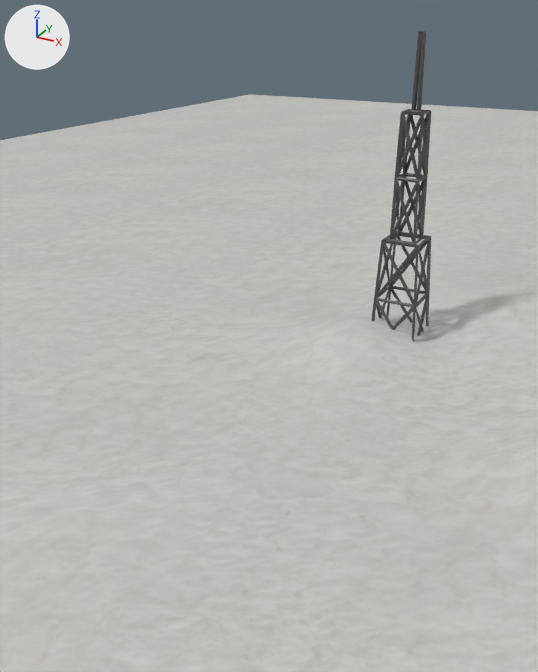
One commit to the FBX model game/assets/models/outsideSolid.fbx: the scene before it, then after it.
Both versions are drawn from a camera (50 mm lens) standing at (-5.1, -44.1, 13.8) and looking at (-15.6, -25.0, 4.2). The lights are fixed; the arrows at upper left show +X, +Y and +Z.

Objects in the first picture: 'Snow', 'Tower'.
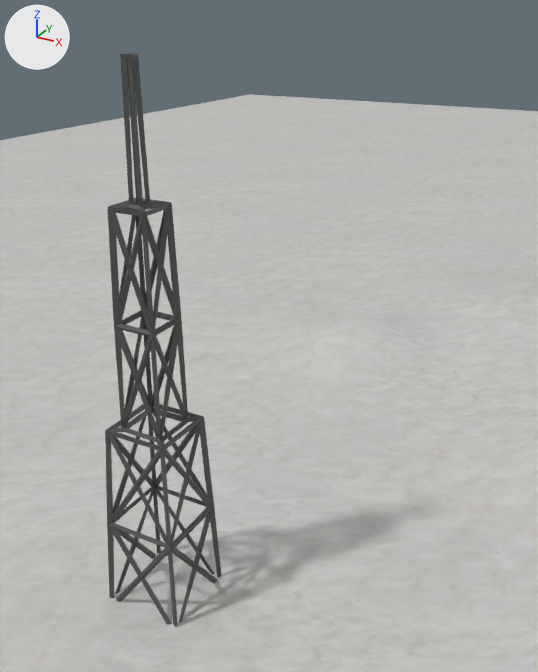
What differs and where, as boxes [x1, y1, x2, y2] in the pictures (538 x 672 px):
'Tower', moved
    before: [371, 31, 431, 341]
    after: [105, 53, 222, 627]

What changed in the scene script:
```text
Change ob_tower:
    ob_tower.location: (-14.72, -14.64, 0.76) -> (-14.72, -32.13, 0.76)
```
